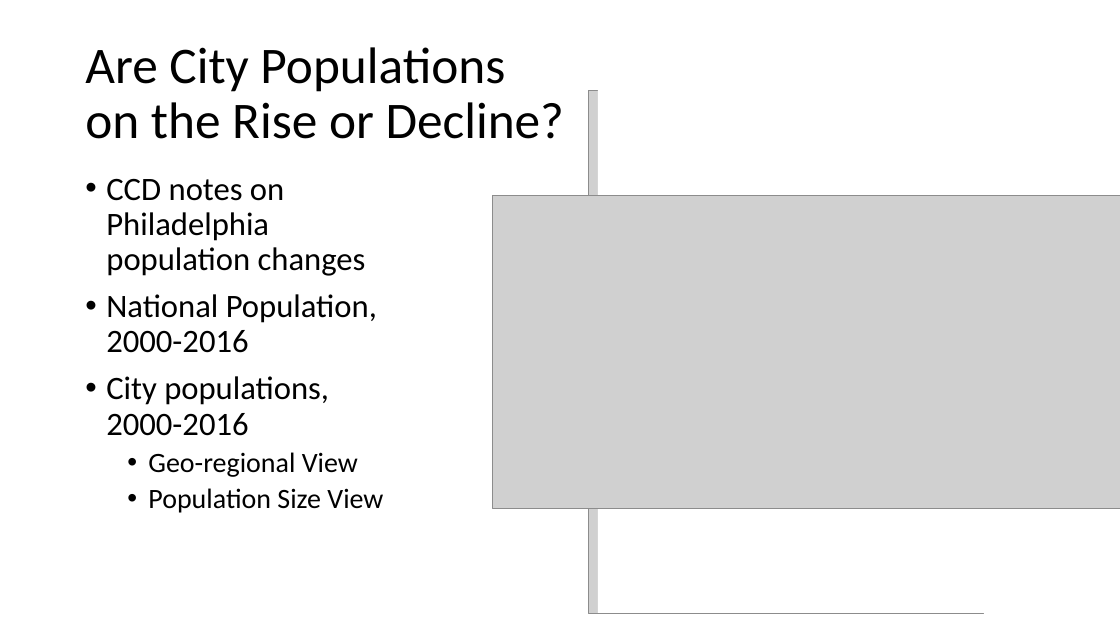
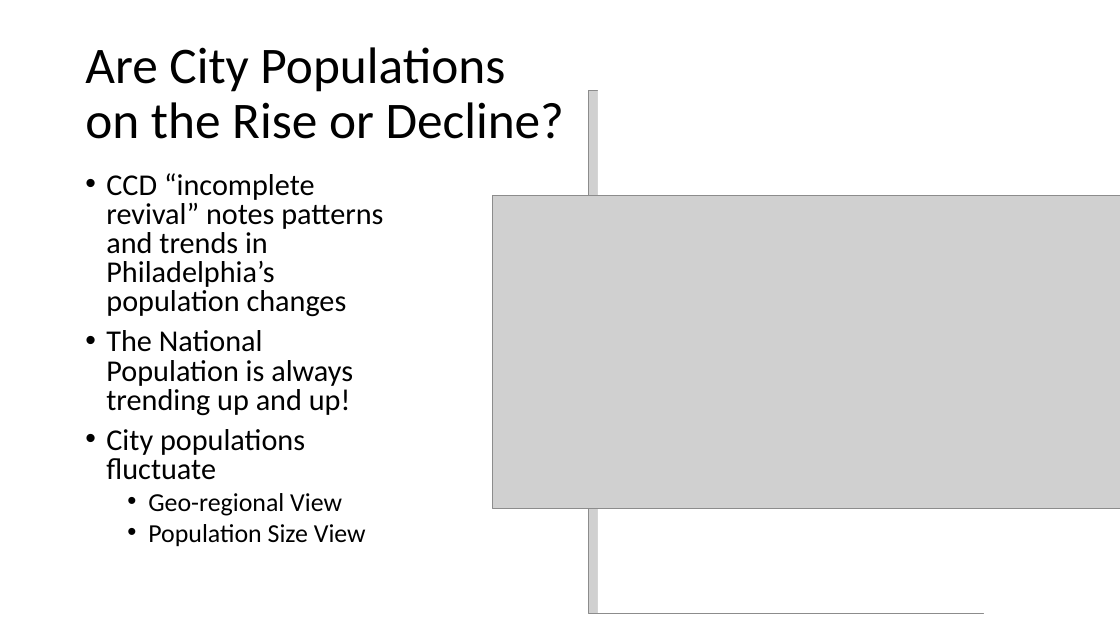
Before and after one commit to muftring/iu-datavis, a slide deck: slide 17 of project/mid-term-presentation.pptx. Drawn at 1120x630 pixels with LibreOffice and Linux fonts; fonts in the diff are those of the drawing; grey boxes stand for pictures. Boxes give left, top, right and bottom in pixels: in the first picture for what was removed or moved away, otherwise in the second. Text is boxed around its words. In the diff, an @@ line names an element or a change of style, - is before the commit and + after.

```diff
--- a/project/mid-term-presentation.pptx
+++ b/project/mid-term-presentation.pptx
@@ text at (106, 173, 383, 480): text changed; size 28 to 25.9 pt @@
-• CCD notes on Philadelphia population changes
-• National Population, 2000-2016
-• City populations, 2000-2016
+• CCD “incomplete revival” notes patterns and trends in Philadelphia’s population changes
+• The National Population is always trending up and up!
+• City populations fluctuate
@@ text at (148, 493, 366, 547): size 24 to 22.2 pt in "Geo-regional View", "Population Size View"; line spacing 0.9 to 0.8 @@
```
Also in this commit, not shown: 6 other slides changed.
